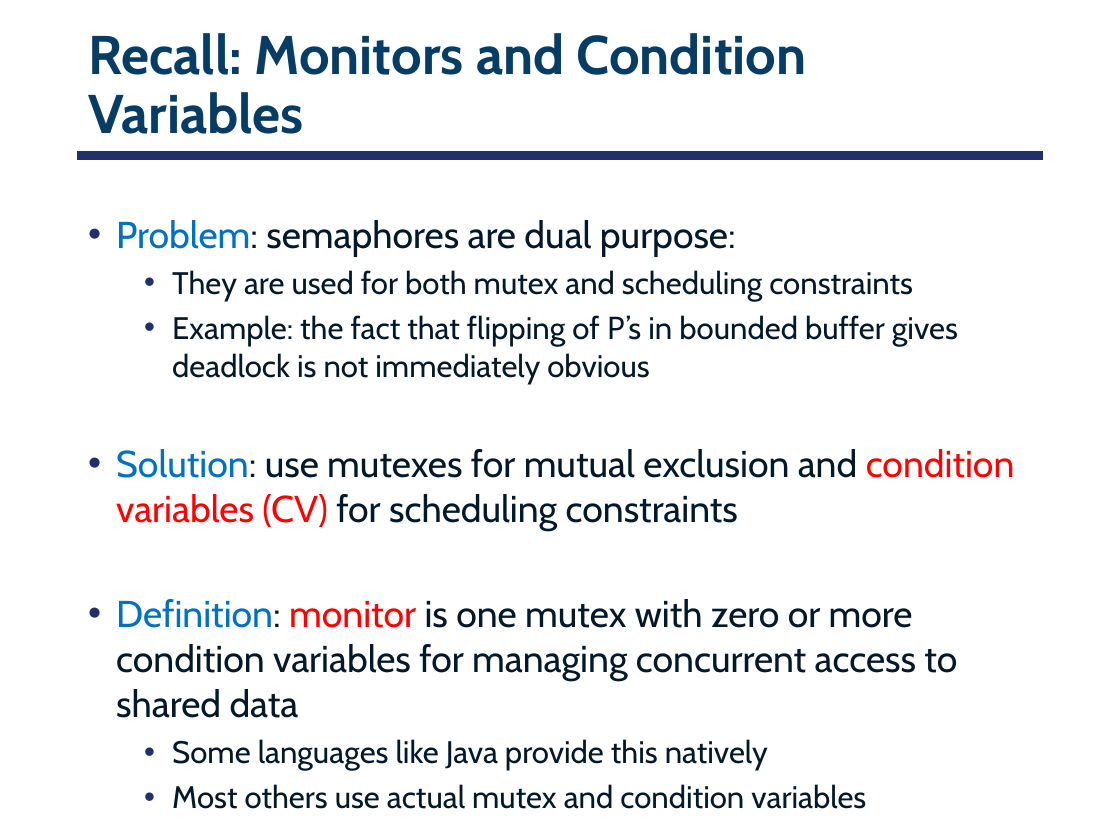
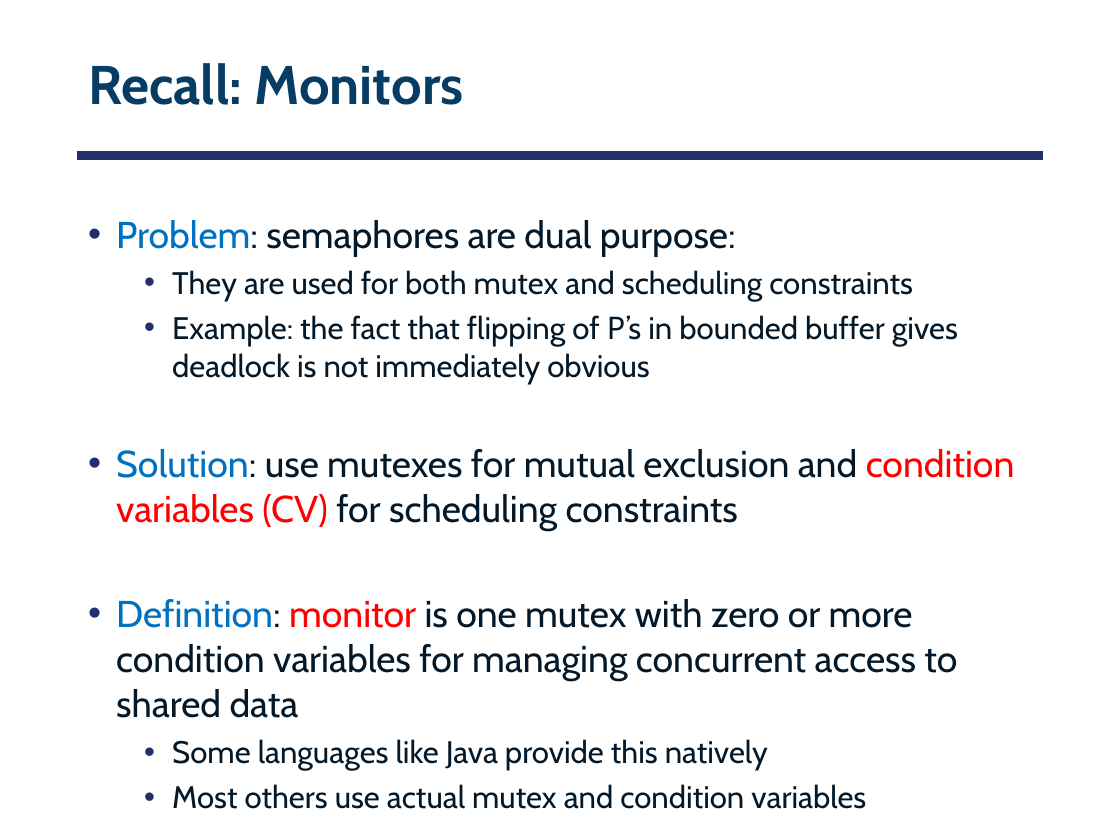
Before and after one commit to smajidzahedi/ECE350, a slide deck: slide 49 of Lectures/03-multithreaded.pptx. Drawn at 1120x840 pixels with LibreOffice and Linux fonts; fonts in the diff are those of the drawing. Boxes give left, top, right and bottom in pixels: in the first picture for what was removed or moved away, otherwise in the second. Text is boxed around its words. In the diff, an @@ line names an element or a change of style, - is before the commit and + after.

```diff
--- a/Lectures/03-multithreaded.pptx
+++ b/Lectures/03-multithreaded.pptx
@@ title at <box>88,63,463,105</box>: text changed @@
-Recall: Monitors and Condition Variables
+Recall: Monitors
```
Also in this commit, not shown: 2 other slides changed, 1 other file.
